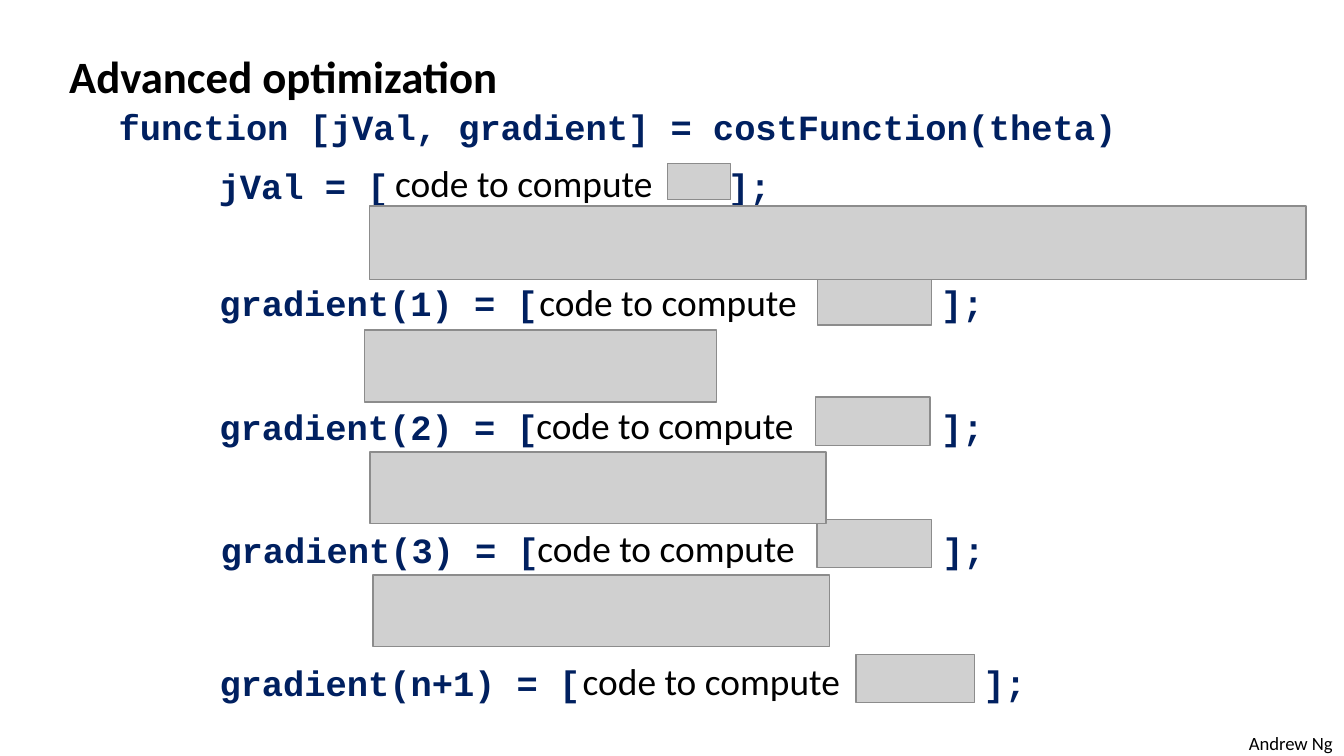
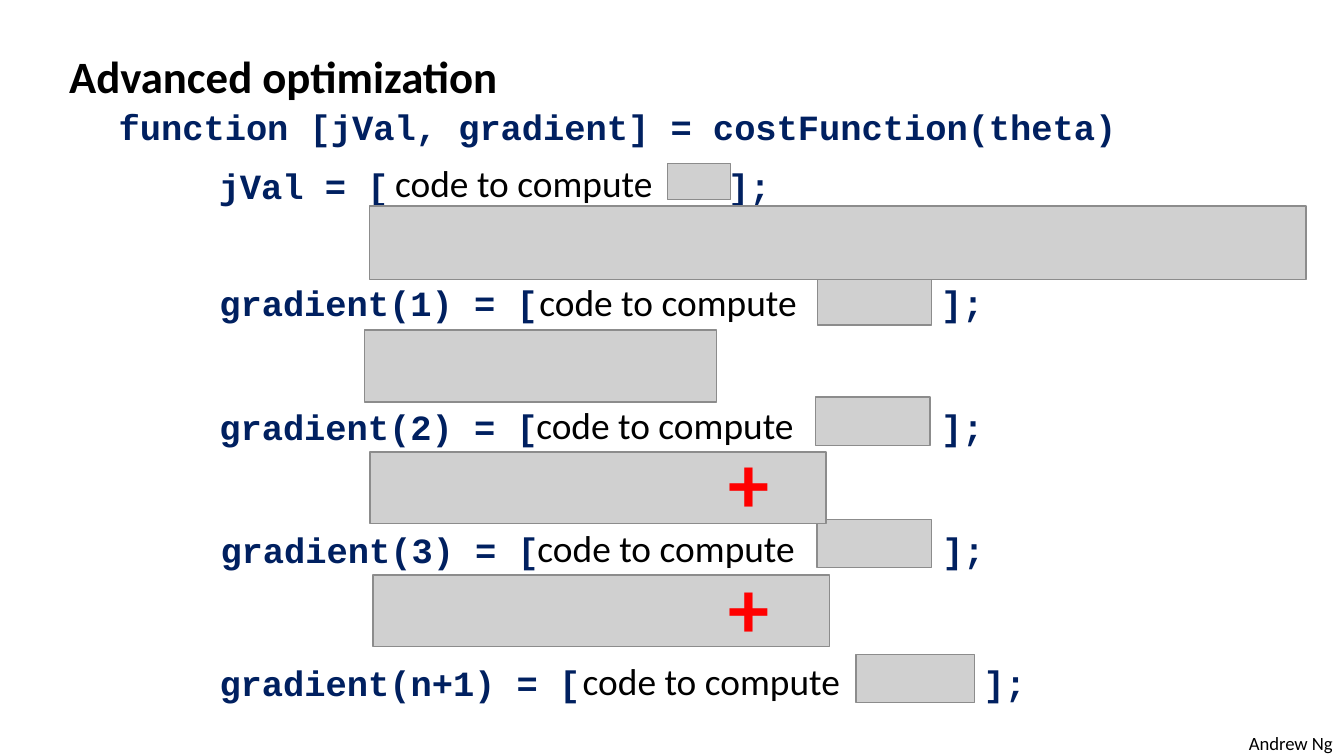
Before and after one commit to sunzuolei/ml, a slide deck: slide 37 of Slides/5_Regularization.pptx. Drawn at 1344x756 pixels with LibreOffice and Linux fonts; fonts in the diff are those of the drawing; grey boxes stand for pictures; background and template pictures are left out. Boxes give left, top, right and bottom in pixels: in the first picture for what was removed or moved away, otherwise in the second. Text is boxed around its words. In the diff, an @@ line names an element or a change of style, - is before the commit and + after.

```diff
--- a/Slides/5_Regularization.pptx
+++ b/Slides/5_Regularization.pptx
@@ text added at [715,425,759,538], 44 pt, text #FF0000, bold @@
++
@@ text added at [715,550,759,663], 44 pt, text #FF0000, bold @@
++
```
Also in this commit, not shown: 1 other slide changed, 2 slides added, 5 other files.
